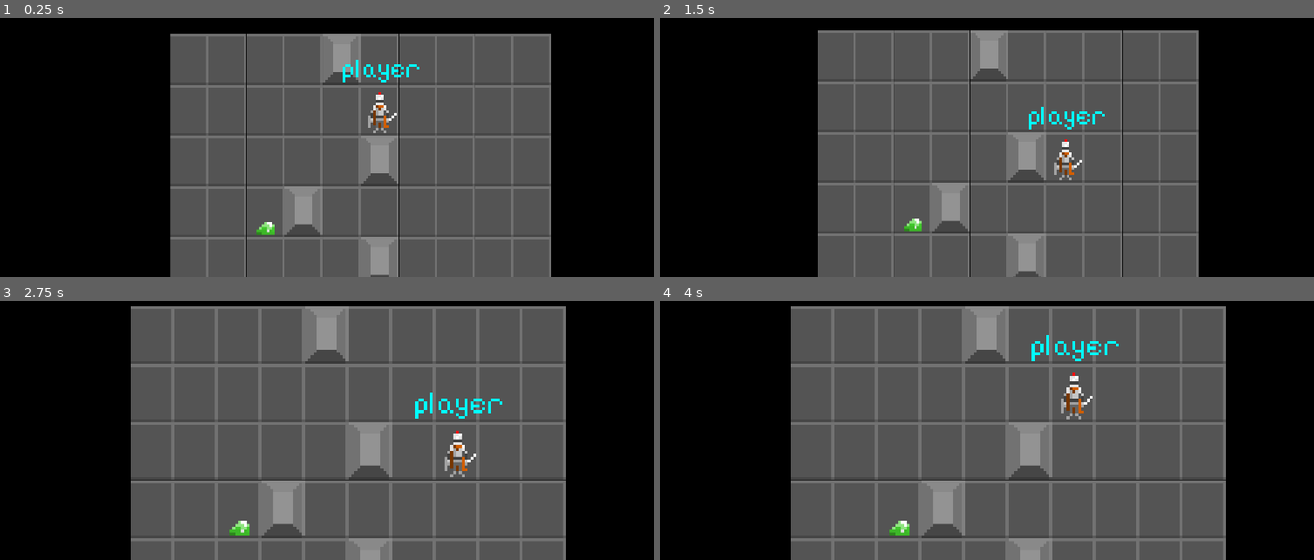
Above: before the commit, frames 1-4 (two rows, left to right).
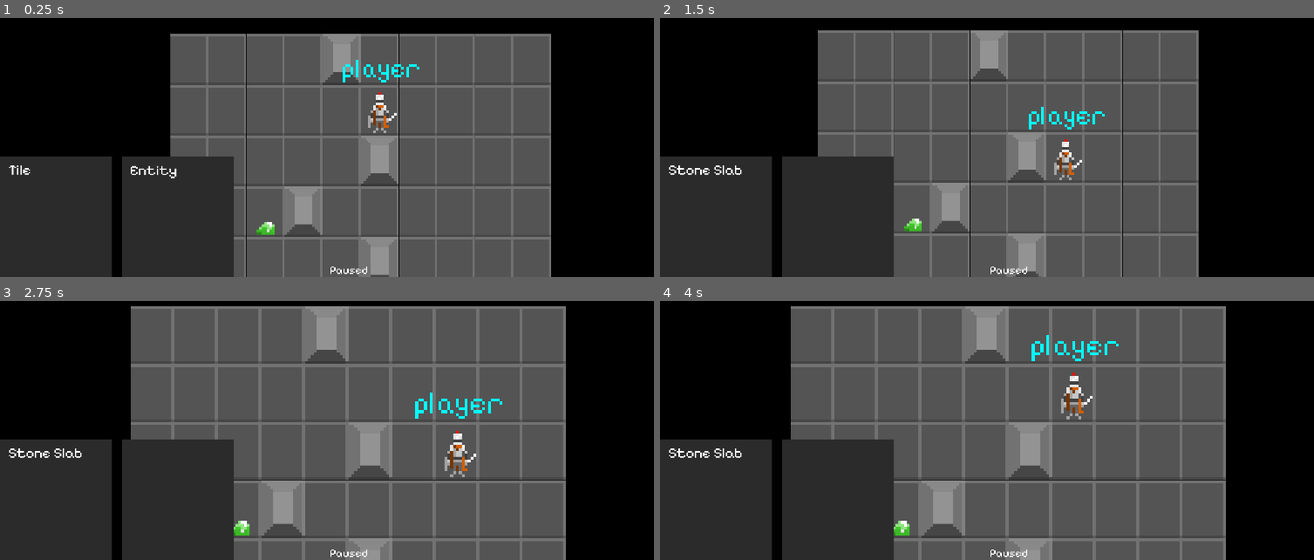
Above: after the commit, the same moments.

Repository: joshandersn/firecrest
Game: Godot game, scene res://main.tscn
The game is run twice, just before and just after one commit, with the same random seed, the same clock (stepped at 60 frames per second) and the same inputs.
Inputs (mouse positions are in pixels of both pictures, inside the frame that each line leads up to):
- Up to frame 1 (0.25 s): no input
- Up to frame 2 (1.5 s): tap Enter (ui_accept) at 0.5, 0.77, 1.25 s; move the mouse to (1163, 62) at 0.52 s; hold D (move_right) 0.53-1.28 s; tap = (zoom_in) at 0.6 s; move the mouse to (869, 100) at 1.27 s; hold S (move_down) from 1.28 s (still down); tap - (zoom_out) at 1.35 s
- Up to frame 3 (2.75 s): tap Enter (ui_accept) at 1.52, 2 s; move the mouse to (outside the picture) at 2.02 s; release S (move_down) at 2.03 s; hold D (move_right) from 2.03 s (still down); tap = (zoom_in) at 2.1 s
- Up to frame 4 (4 s): tap Enter (ui_accept) at 2.75, 3.02, 3.5, 3.77 s; move the mouse to (973, 443) at 2.77 s; release D (move_right) at 2.78 s; hold W (move_up) 2.78-3.53 s; tap - (zoom_out) at 2.85 s; move the mouse to (1215, 422) at 3.52 s; hold A (move_left) from 3.53 s (still down); tap = (zoom_in) at 3.6 s

The runs differ from the first frame. In frame 1, 16% of the frame differs, in the area x 0-57%, y 53-100%; in frame 2, 16%; in frame 3, 16%; in frame 4, 16%.

Commit message:
Adds hover inspect system

Diff:
--- a/Objects/entity.gd
+++ b/Objects/entity.gd
@@ -35,3 +35,8 @@
 			move.use(Vector2.LEFT)
 		elif Input.is_action_just_pressed("move_right"):
 			move.use(Vector2.RIGHT)
+
+
+func _on_mouse_entered() -> void:
+	Game.ui_inspect_entity_description = str(entity.tag)
+	Game.emit_signal("ui_update")
--- a/Objects/entity.tscn
+++ b/Objects/entity.tscn
@@ -39,3 +39,5 @@
 offset_right = 24.0
 theme_override_font_sizes/font_size = 10
 text = "player"
+
+[connection signal="mouse_entered" from="." to="." method="_on_mouse_entered"]
--- a/Objects/tile.gd
+++ b/Objects/tile.gd
@@ -6,7 +6,10 @@
 func refresh() -> void:
 	if tile:
 		$Sprite.texture = tile.texture
-		$Label.text = tile.tag
 
 func _ready() -> void:
 	refresh()
+
+func _on_mouse_entered() -> void:
+	Game.ui_inspect_tile_description = str(tile.tag)
+	Game.emit_signal("ui_update")
--- a/Objects/tile.tscn
+++ b/Objects/tile.tscn
@@ -16,13 +16,8 @@
 region_enabled = true
 region_rect = Rect2(0, 0, 15, 20)
 
-[node name="Label" type="Label" parent="."]
-visible = false
-offset_top = -30.0
-offset_right = 39.0
-theme_override_font_sizes/font_size = 25
-text = "Tile"
-
 [node name="CollisionShape2D" type="CollisionShape2D" parent="."]
 position = Vector2(8, 10)
 shape = SubResource("RectangleShape2D_67yhh")
+
+[connection signal="mouse_entered" from="." to="." method="_on_mouse_entered"]
--- a/game.gd
+++ b/game.gd
@@ -2,3 +2,10 @@
 
 # Config
 @export var tile_res := Vector2(15,20)
+
+signal ui_update
+
+var ui_inspect_tile_title: String
+var ui_inspect_tile_description: String
+var ui_inspect_entity_title: String
+var ui_inspect_entity_description: String
--- a/main.gd
+++ b/main.gd
@@ -41,7 +41,6 @@
 				new_tile.tile = stone_wall
 			new_tile.position.x = b*Game.tile_res.x
 			new_tile.position.y = a*Game.tile_res.y
-			new_tile.tile.tag = str('tile x:', b, ' y:', a)
 			print(new_tile)
 			$Scene.add_child(new_tile)
 
--- a/main.tscn
+++ b/main.tscn
@@ -1,8 +1,9 @@
-[gd_scene load_steps=4 format=3 uid="uid://cymrvhfw8glyc"]
+[gd_scene load_steps=5 format=3 uid="uid://cymrvhfw8glyc"]
 
 [ext_resource type="Script" path="res://main.gd" id="1_y3dp2"]
 [ext_resource type="Script" path="res://game.gd" id="3_7pmk2"]
 [ext_resource type="Script" path="res://camera.gd" id="4_sfet5"]
+[ext_resource type="Script" path="res://ui.gd" id="4_tugc6"]
 
 [node name="Main" type="Node2D"]
 script = ExtResource("1_y3dp2")
@@ -19,6 +20,7 @@
 script = ExtResource("4_sfet5")
 
 [node name="UI" type="CanvasLayer" parent="."]
+script = ExtResource("4_tugc6")
 
 [node name="HUD" type="Control" parent="UI"]
 layout_mode = 3
@@ -27,9 +29,56 @@
 anchor_bottom = 1.0
 grow_horizontal = 2
 grow_vertical = 2
+mouse_filter = 1
+
+[node name="inspectBG" type="ColorRect" parent="UI/HUD"]
+layout_mode = 1
+anchors_preset = 2
+anchor_top = 1.0
+anchor_bottom = 1.0
+offset_top = -333.0
+offset_right = 309.0
+grow_vertical = 0
+color = Color(0.167451, 0.167451, 0.167451, 1)
+
+[node name="inspectBG2" type="ColorRect" parent="UI/HUD"]
+layout_mode = 1
+anchors_preset = 2
+anchor_top = 1.0
+anchor_bottom = 1.0
+offset_left = 336.0
+offset_top = -333.0
+offset_right = 645.0
+grow_vertical = 0
+color = Color(0.167451, 0.167451, 0.167451, 1)
+
+[node name="TileInspect" type="RichTextLabel" parent="UI/HUD"]
+layout_mode = 1
+anchors_preset = 2
+anchor_top = 1.0
+anchor_bottom = 1.0
+offset_left = 23.0
+offset_top = -319.0
+offset_right = 290.0
+offset_bottom = -15.0
+grow_vertical = 0
+theme_override_font_sizes/normal_font_size = 40
+text = "Tile"
+
+[node name="EntityInspect" type="RichTextLabel" parent="UI/HUD"]
+layout_mode = 1
+anchors_preset = 2
+anchor_top = 1.0
+anchor_bottom = 1.0
+offset_left = 358.0
+offset_top = -318.0
+offset_right = 625.0
+offset_bottom = -14.0
+grow_vertical = 0
+theme_override_font_sizes/normal_font_size = 40
+text = "Entity"
 
 [node name="Paused" type="Label" parent="UI/HUD"]
-visible = false
 layout_mode = 1
 anchors_preset = 7
 anchor_left = 0.5
--- /dev/null
+++ b/ui.gd
@@ -0,0 +1,14 @@
+extends CanvasLayer
+
+
+# Called when the node enters the scene tree for the first time.
+func _ready() -> void:
+	Game.ui_update.connect(update_ui)
+
+func update_ui() -> void:
+	$HUD/EntityInspect.text = str(Game.ui_inspect_entity_description)
+	$HUD/TileInspect.text = str(Game.ui_inspect_tile_description)
+
+# Called every frame. 'delta' is the elapsed time since the previous frame.
+func _process(delta: float) -> void:
+	pass
